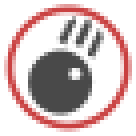
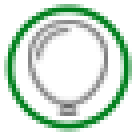
Two versions of the same layered image (136px x 136px). Layer-by-layer changes:
added layer "Layer 16" in group "icons" over [28, 20, 108, 116]
hid "Layer 13" over [28, 16, 104, 116]
hid "environment-negative" over [4, 4, 132, 132]
showed "environment-positive" over [4, 4, 132, 132]
